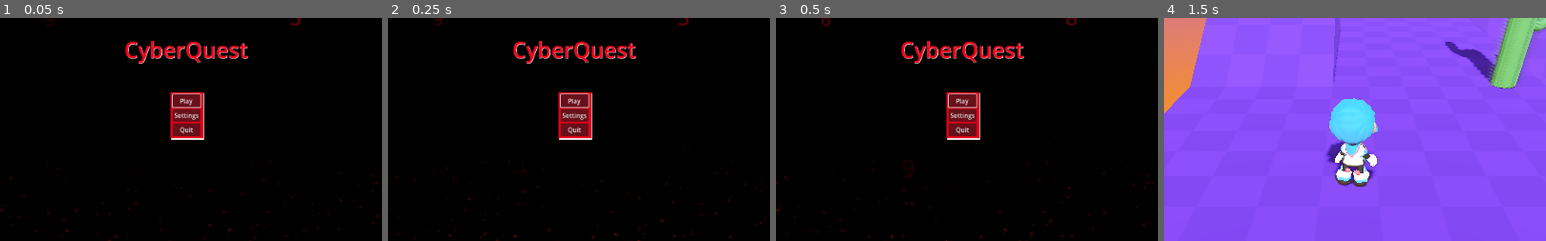
Above: before the commit, frames 1-4 (left to right).
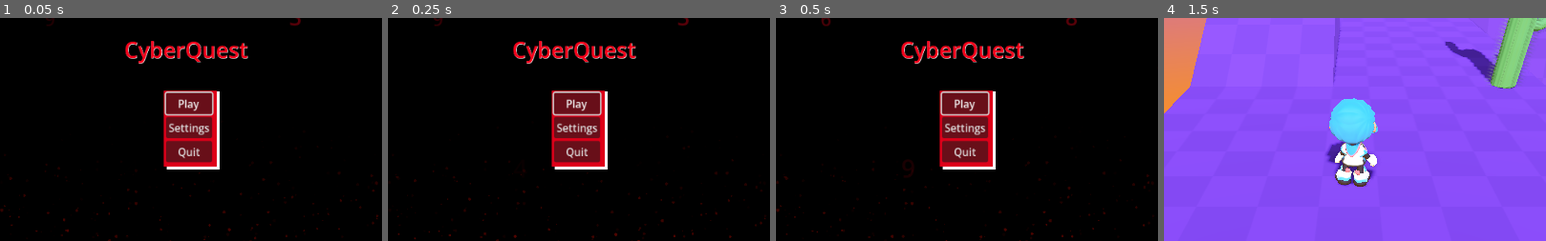
Above: after the commit, the same moments.

Repository: HankstonGit/CyberQuest
Game: Godot game, scene res://UI/scenes/main_menu.tscn
Two runs of this game, one before a commit and one after it. Both use one fixed random seed, a clock stepped at 60 frames per second and the inputs below.
Inputs:
- Up to frame 1 (0.05 s): no input
- Up to frame 2 (0.25 s): no input
- Up to frame 3 (0.5 s): no input
- Up to frame 4 (1.5 s): click "Settings" at 0.5 s; click "Play" at 1.25 s
The pictures show only the part of the screen within x 25-75%, y 30-80%; the shares and areas given below are measured in that part.

The runs differ from the first frame. In frame 1, 4.5% of the frame differs, in the area x 42-58%, y 32-68%; in frame 2, 4.5%; in frame 3, 4.5%; in frame 4, nothing differs.

Commit message:
placeholder_ui

Diff:
--- a/UI/scenes/main_menu.tscn
+++ b/UI/scenes/main_menu.tscn
@@ -27,7 +27,7 @@
 spark_size = 4.0
 spark_speed = 10.0
 
-[node name="Title" type="Label" parent="." unique_id=1372869621]
+[node name="CyberQiest" type="Label" parent="." unique_id=1372869621]
 layout_mode = 0
 offset_left = 802.1826
 offset_top = 359.5821
@@ -40,27 +40,28 @@
 
 [node name="PlaceholderButtonBackground2" type="ColorRect" parent="." unique_id=2027748665]
 layout_mode = 0
-offset_left = 921.09436
-offset_top = 504.13773
-offset_right = 961.09436
-offset_bottom = 544.13776
-scale = Vector2(2.0884888, 2.829043)
+offset_left = 909.76953
+offset_top = 500.52383
+offset_right = 949.76953
+offset_bottom = 540.52386
+scale = Vector2(3.330284, 4.721781)
 
 [node name="PlaceholderButtonBackground" type="ColorRect" parent="." unique_id=1805147065]
 layout_mode = 0
-offset_left = 919.2069
-offset_top = 502.3308
-offset_right = 959.2069
-offset_bottom = 542.3308
-scale = Vector2(2.0884888, 2.829043)
+offset_left = 902.21954
+offset_top = 498.71692
+offset_right = 942.21954
+offset_bottom = 538.7169
+scale = Vector2(3.3563864, 4.6018004)
 color = Color(0.8685599, 0, 0.09697836, 1)
 
 [node name="VBoxContainer" type="VBoxContainer" parent="." unique_id=730987046]
 layout_mode = 0
-offset_left = 924.86945
-offset_top = 507.75165
-offset_right = 994.86945
-offset_bottom = 608.75165
+offset_left = 907.8821
+offset_top = 504.13776
+offset_right = 977.8821
+offset_bottom = 605.13776
+scale = Vector2(1.6670145, 1.6713505)
 
 [node name="PlayButton" type="Button" parent="VBoxContainer" unique_id=2090899770]
 layout_mode = 2
--- /dev/null
+++ b/UI/scenes/settings.tscn
@@ -0,0 +1,72 @@
+[gd_scene format=3 uid="uid://cav7phicrruch"]
+
+[ext_resource type="Script" uid="uid://cv7lvycg7u06w" path="res://UI/scripts/settings.gd" id="1_eis3d"]
+
+[node name="Settings" type="Control" unique_id=1415771578]
+layout_mode = 3
+anchors_preset = 15
+anchor_right = 1.0
+anchor_bottom = 1.0
+grow_horizontal = 2
+grow_vertical = 2
+script = ExtResource("1_eis3d")
+
+[node name="BlackOutline" type="ColorRect" parent="." unique_id=985096534]
+layout_mode = 0
+offset_left = 304.0
+offset_top = 124.0
+offset_right = 344.0
+offset_bottom = 164.0
+scale = Vector2(11.932249, 9.106926)
+color = Color(0, 0, 0, 1)
+
+[node name="RedBackground" type="ColorRect" parent="." unique_id=431420123]
+layout_mode = 0
+offset_left = 313.0
+offset_top = 132.0
+offset_right = 353.0
+offset_bottom = 172.0
+scale = Vector2(11.606394, 8.718184)
+color = Color(1, 0.03529412, 0.078431375, 0.57254905)
+
+[node name="Settings" type="Label" parent="." unique_id=1873583948]
+layout_mode = 0
+offset_left = 473.0
+offset_top = 203.0
+offset_right = 701.0
+offset_bottom = 261.0
+theme_override_colors/font_color = Color(0, 0, 0, 1)
+theme_override_font_sizes/font_size = 42
+text = "Settings"
+
+[node name="()" type="Label" parent="." unique_id=1528013617]
+layout_mode = 0
+offset_left = 513.0
+offset_top = 254.0
+offset_right = 615.0
+offset_bottom = 277.0
+scale = Vector2(0.6887818, 0.54128367)
+theme_override_colors/font_color = Color(0, 0, 0, 1)
+text = "(placeholder)"
+
+[node name="VBoxContainer" type="VBoxContainer" parent="." unique_id=1586602344]
+layout_mode = 0
+offset_left = 511.0
+offset_top = 283.0
+offset_right = 581.0
+offset_bottom = 384.0
+
+[node name="ResumeButton" type="Button" parent="VBoxContainer" unique_id=2058068790]
+layout_mode = 2
+theme_override_colors/font_color = Color(0, 0, 0, 1)
+text = "Resume"
+
+[node name="SettingsButton" type="Button" parent="VBoxContainer" unique_id=1607416596]
+layout_mode = 2
+theme_override_colors/font_color = Color(0, 0, 0, 1)
+text = "Settings"
+
+[node name="QuitButton" type="Button" parent="VBoxContainer" unique_id=1379217351]
+layout_mode = 2
+theme_override_colors/font_color = Color(0, 0, 0, 1)
+text = "Quit"
--- /dev/null
+++ b/UI/scripts/settings.gd
@@ -0,0 +1,11 @@
+extends Control
+
+
+# Called when the node enters the scene tree for the first time.
+func _ready() -> void:
+	pass # Replace with function body.
+
+
+# Called every frame. 'delta' is the elapsed time since the previous frame.
+func _process(delta: float) -> void:
+	pass
Not shown, added: UI/scripts/settings.gd.uid
